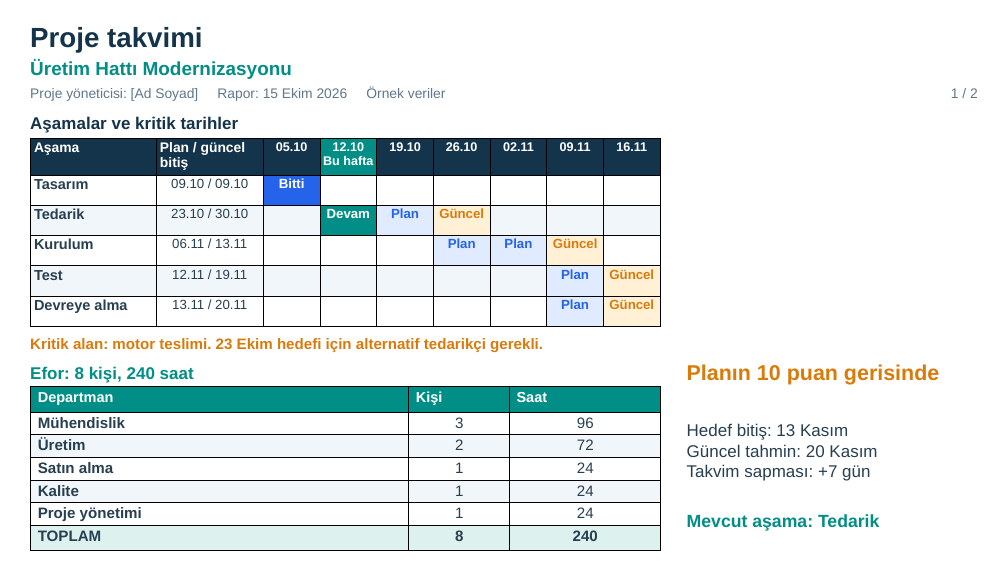
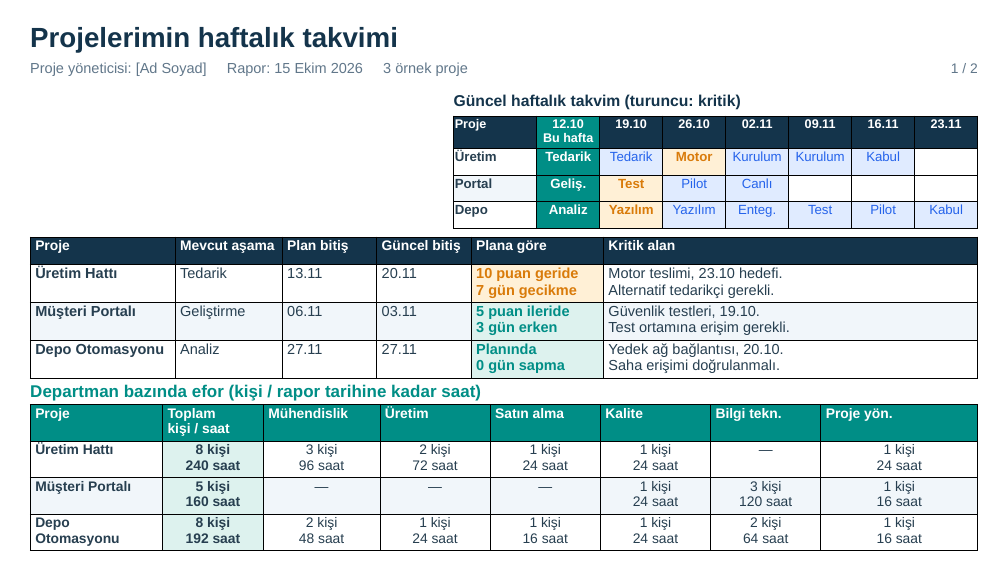
Before and after one commit to ermvrs/proje-takvimi, a slide deck: slide 1 of Proje_Takvimi.pptx. Drawn at 1008x567 pixels with LibreOffice and Linux fonts; fonts in the diff are those of the drawing. Boxes give left, top, right and bottom in pixels: in the first picture for what was removed or moved away, otherwise in the second. Text is boxed around its words. In the diff, an @@ line names an element or a change of style, - is before the commit and + after.

Commit message:
Adapt two-page project calendar to a single manager's portfolio

```diff
--- a/Proje_Takvimi.pptx
+++ b/Proje_Takvimi.pptx
@@ text at (x1=30, y1=27, x2=398, y2=52): text changed @@
-Proje takvimi
+Projelerimin haftalık takvimi
@@ text "1 / 2" moved from (x1=951, y1=88, x2=978, y2=98) to (x1=951, y1=63, x2=978, y2=73) @@
@@ text at (x1=30, y1=62, x2=468, y2=76): text changed; size 16.5 to 17.2 pt @@
-Proje yöneticisi: [Ad Soyad] Rapor: 15 Ekim 2026 Örnek veriler
+Proje yöneticisi: [Ad Soyad] Rapor: 15 Ekim 2026 3 örnek proje
@@ text removed at (x1=30, y1=60, x2=292, y2=79) @@
-Üretim Hattı Modernizasyonu
@@ text removed at (x1=30, y1=116, x2=239, y2=133) @@
-Aşamalar ve kritik tarihler
@@ text added at (x1=454, y1=94, x2=741, y2=110), 18.8 pt, text #14344B, bold @@
+Güncel haftalık takvim (turuncu: kritik)
@@ table added at (x1=454, y1=116, x2=977, y2=282), 4 rows, 8 columns @@
+Proje | 12.10 / Bu hafta | 19.10 | 26.10 | 02.11 | 09.11 | 16.11 | 23.11
+Üretim | Tedarik | Tedarik | Motor | Kurulum | Kurulum | Kabul | 
+Portal | Geliş. | Test | Pilot | Canlı |  |  | 
+Depo | Analiz | Yazılım | Yazılım | Enteg. | Test | Pilot | Kabul
@@ table removed at (x1=30, y1=138, x2=661, y2=326), 6 rows, 9 columns @@
-Aşama | Plan / güncel / bitiş | 05.10 | 12.10 / Bu hafta | 19.10 | 26.10 | 02.11 | 09.11 | 16.11
-Tasarım | 09.10 / 09.10 | Bitti |  |  |  |  |  | 
-Tedarik | 23.10 / 30.10 |  | Devam | Plan | Güncel |  |  | 
-Kurulum | 06.11 / 13.11 |  |  |  | Plan | Plan | Güncel | 
-Test | 12.11 / 19.11 |  |  |  |  |  | Plan | Güncel
-Devreye alma | 13.11 / 20.11 |  |  |  |  |  | Plan | Güncel
@@ table added at (x1=30, y1=237, x2=978, y2=378), 4 rows, 6 columns @@
+Proje | Mevcut aşama | Plan bitiş | Güncel bitiş | Plana göre | Kritik alan
+Üretim Hattı | Tedarik | 13.11 | 20.11 | 10 puan geride / 7 gün gecikme | Motor teslimi, 23.10 hedefi. / Alternatif tedarikçi gerekli.
+Müşteri Portalı | Geliştirme | 06.11 | 03.11 | 5 puan ileride / 3 gün erken | Güvenlik testleri, 19.10. / Test ortamına erişim gerekli.
+Depo Otomasyonu | Analiz | 27.11 | 27.11 | Planında / 0 gün sapma | Yedek ağ bağlantısı, 20.10. / Saha erişimi doğrulanmalı.
@@ text removed at (x1=30, y1=338, x2=543, y2=353) @@
-Kritik alan: motor teslimi. 23 Ekim hedefi için alternatif tedarikçi gerekli.
@@ text removed at (x1=30, y1=366, x2=194, y2=383) @@
-Efor: 8 kişi, 240 saat
@@ table removed at (x1=30, y1=387, x2=660, y2=551), 7 rows, 3 columns @@
-Departman | Kişi | Saat
-Mühendislik | 3 | 96
-Üretim | 2 | 72
-Satın alma | 1 | 24
-Kalite | 1 | 24
-Proje yönetimi | 1 | 24
-TOPLAM | 8 | 240
@@ text added at (x1=30, y1=384, x2=481, y2=401), 20.2 pt, text #008E86, bold @@
+Departman bazında efor (kişi / rapor tarihine kadar saat)
@@ text removed at (x1=687, y1=364, x2=939, y2=385) @@
-Planın 10 puan gerisinde
@@ table added at (x1=30, y1=405, x2=977, y2=551), 4 rows, 8 columns @@
+Proje | Toplam / kişi / saat | Mühendislik | Üretim | Satın alma | Kalite | Bilgi tekn. | Proje yön.
+Üretim Hattı | 8 kişi / 240 saat | 3 kişi / 96 saat | 2 kişi / 72 saat | 1 kişi / 24 saat | 1 kişi / 24 saat | — | 1 kişi / 24 saat
+Müşteri Portalı | 5 kişi / 160 saat | — | — | — | 1 kişi / 24 saat | 3 kişi / 120 saat | 1 kişi / 16 saat
+Depo Otomasyonu | 8 kişi / 192 saat | 2 kişi / 48 saat | 1 kişi / 24 saat | 1 kişi / 16 saat | 1 kişi / 24 saat | 2 kişi / 64 saat | 1 kişi / 16 saat
@@ text removed at (x1=687, y1=423, x2=877, y2=481) @@
-Hedef bitiş: 13 Kasım
-Güncel tahmin: 20 Kasım
-Takvim sapması: +7 gün
@@ text removed at (x1=687, y1=514, x2=879, y2=531) @@
-Mevcut aşama: Tedarik
```
Also in this commit, not shown: 1 other slide changed, 4 other files.
